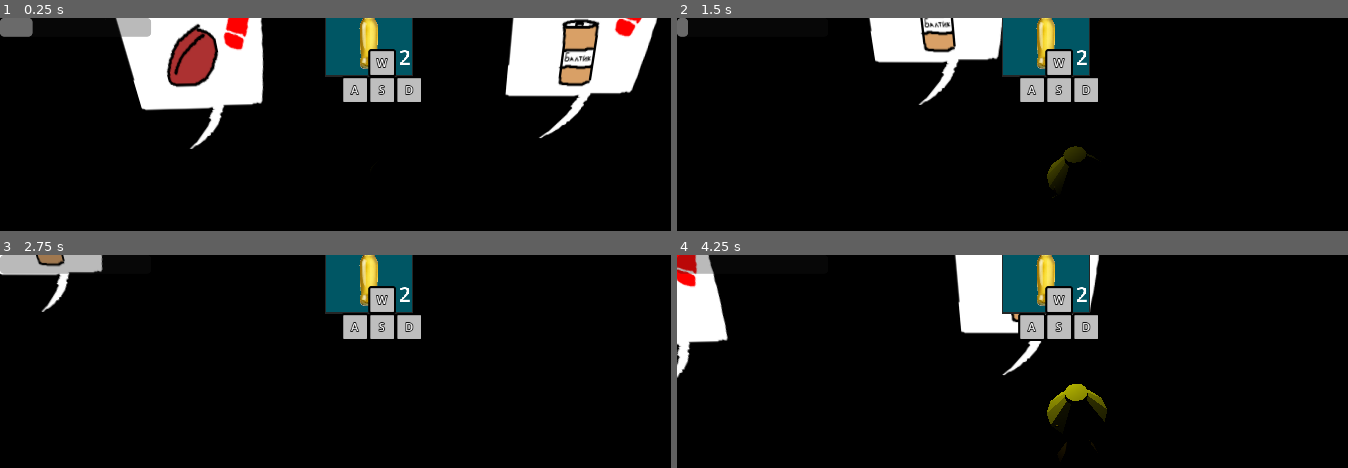
Above: before the commit, frames 1-4 (two rows, left to right).
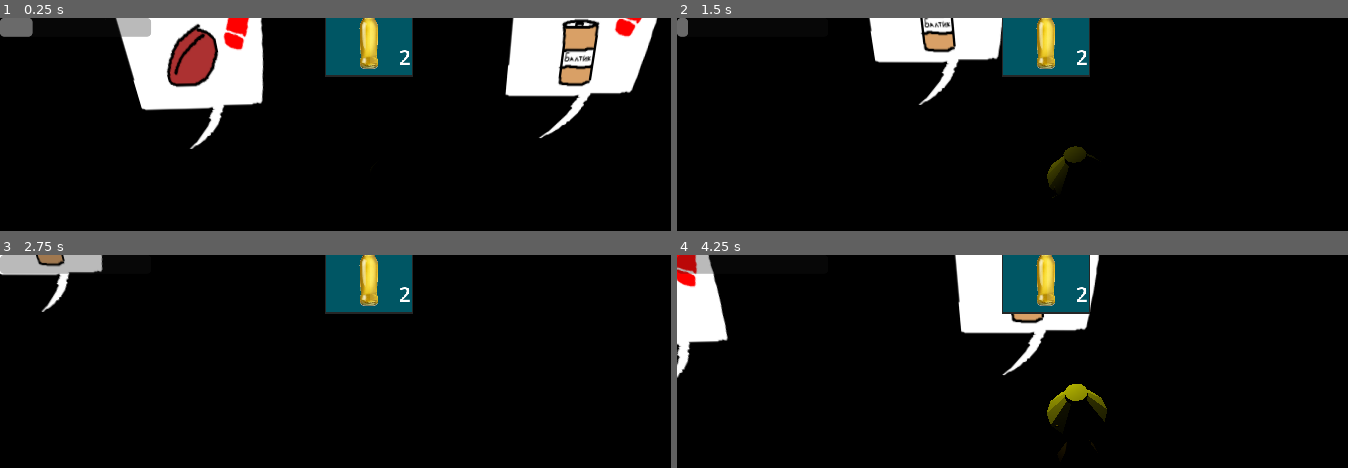
Above: after the commit, the same moments.

Repository: dueip/2024f_gamejam_misis
Game: Godot game, scene res://test_tw.tscn
Two runs of this game, one before a commit and one after it. Both use one fixed random seed, a clock stepped at 60 frames per second and the inputs below. This scene is started directly instead of the project's main scene.
Inputs (mouse positions are in pixels of both pictures, inside the frame that each line leads up to):
- Up to frame 1 (0.25 s): no input
- Up to frame 2 (1.5 s): tap Enter at 0.5 s; move the mouse to (1254, 220) at 0.52 s; hold D (character_right) 0.53-1.28 s; tap Space (character_dash) at 0.6 s; click (1254, 220) at 0.67 s; move the mouse to (outside the picture) at 1.27 s; hold S (character_back) from 1.28 s (still down); tap Shift (character_run) at 1.35 s; click (outside the picture) at 1.42 s
- Up to frame 3 (2.75 s): move the mouse to (476, 380) at 2.02 s; release S (character_back) at 2.03 s; hold D (character_right) from 2.03 s (still down); tap Space (character_dash) at 2.1 s; click (476, 380) at 2.17 s
- Up to frame 4 (4.25 s): move the mouse to (outside the picture) at 2.77 s; release D (character_right) at 2.78 s; hold W (character_up) 2.78-3.53 s; tap Shift (character_run) at 2.85 s; click (outside the picture) at 2.92 s; move the mouse to (outside the picture) at 3.52 s; hold A (character_left) from 3.53 s (still down); tap Space (character_dash) at 3.6 s; click (outside the picture) at 3.67 s

The runs differ from the first frame. In frame 1, 1.8% of the frame differs, in the area x 51-63%, y 14-40%; in frame 2, 1.8%; in frame 3, 1.8%; in frame 4, 1.9%, in the area x 50-63%, y 14-41%.

Commit message:
feat: Перенести функцию startGame и finishGame в baseClass

Diff:
--- a/TW/TW.gd
+++ b/TW/TW.gd
@@ -41,3 +41,8 @@
 
 func _on_mouse_exited():
 	player.current_minigame_focused = null
+
+
+func _on_tree_exited():
+	player.current_minigame = null
+	player.current_minigame_focused = null
--- a/TW/TW.tscn
+++ b/TW/TW.tscn
@@ -15,3 +15,4 @@
 
 [connection signal="mouse_entered" from="." to="." method="_on_mouse_entered"]
 [connection signal="mouse_exited" from="." to="." method="_on_mouse_exited"]
+[connection signal="tree_exited" from="." to="." method="_on_tree_exited"]
--- a/minigames/beer_minigame.gd
+++ b/minigames/beer_minigame.gd
@@ -1,16 +1,10 @@
 extends Minigame
 
 @export var repetitions = 3
-@export var combination: Array[String]
-@export var button_delay: float = 0.2
+
+
 var current_repetition = 0
 var prev_input: String = ""
-
-func startGame():
-	%WASD.highlight_button(combination[0].to_upper(), Color.LIGHT_GOLDENROD)
-	%WASD.show()
-	emit_signal("minigame_started", self)
-
 
 func nextTurn(input: String):
 	for i in combination:
@@ -41,18 +35,6 @@
 	tween.tween_callback(%WASD.unhighlight_button.bind(input.to_upper())).set_delay(button_delay)
 
 func endGame(did_player_win: bool, which_button_was_pressed: String):
-	var tween = get_tree().create_tween()
-	if (not did_player_win):
-		%WASD.highlight_button(which_button_was_pressed.to_upper(), Color.RED)
-		tween.tween_callback(%WASD.unhighlight_button.bind(which_button_was_pressed.to_upper())).set_delay(button_delay)
-		tween.finished.connect(_on_tween_finished)
-	else:
-		%WASD.highlight_button(which_button_was_pressed.to_upper(), Color.GREEN)
-		tween.tween_callback(%WASD.unhighlight_button.bind(which_button_was_pressed.to_upper())).set_delay(button_delay)
-	tween.finished.connect(_on_tween_finished)
+	super.endGame(did_player_win, which_button_was_pressed)
 	current_repetition=0
 	prev_input = ""
-	emit_signal("minigame_ended", did_player_win)
-
-func _on_tween_finished():
-	%WASD.hide()
--- a/minigames/minigame.gd
+++ b/minigames/minigame.gd
@@ -4,18 +4,35 @@
 signal minigame_started(Minigame)
 signal minigame_ended(bool)
 
-
+@export var button_delay: float = 0.2
 @export var award: int
 @export var buff: int
 @export var cost: int
 
+@export var combination: Array[String]
+
 
 func startGame():
+	%WASD.show()
+	%WASD.highlight_button(combination[0].to_upper(), Color.LIGHT_GOLDENROD)
 	emit_signal("minigame_started", self)
 
 
 func nextTurn(input: String):
-	print("helloworld")
+	endGame(false, "")
 
 func endGame(did_player_win: bool, which_button_was_pressed: String):
+	var tween = get_tree().create_tween()
+	if (not did_player_win):
+		%WASD.highlight_button(which_button_was_pressed.to_upper(), Color.RED)
+		tween.tween_callback(%WASD.unhighlight_button.bind(which_button_was_pressed.to_upper())).set_delay(button_delay)
+		tween.finished.connect(_on_tween_finished)
+	else:
+		%WASD.highlight_button(which_button_was_pressed.to_upper(), Color.GREEN)
+		tween.tween_callback(%WASD.unhighlight_button.bind(which_button_was_pressed.to_upper())).set_delay(button_delay)
+	tween.finished.connect(_on_tween_finished)
 	emit_signal("minigame_ended", did_player_win)
+
+func _on_tween_finished():
+	%WASD.hide()
+	get_parent().queue_free()
--- a/test_tw.tscn
+++ b/test_tw.tscn
@@ -65,6 +65,7 @@
 
 [node name="WASD" parent="." instance=ExtResource("5_1y2sq")]
 unique_name_in_owner = true
+visible = false
 offset_left = 491.0
 offset_top = 44.0
 offset_right = -541.0
